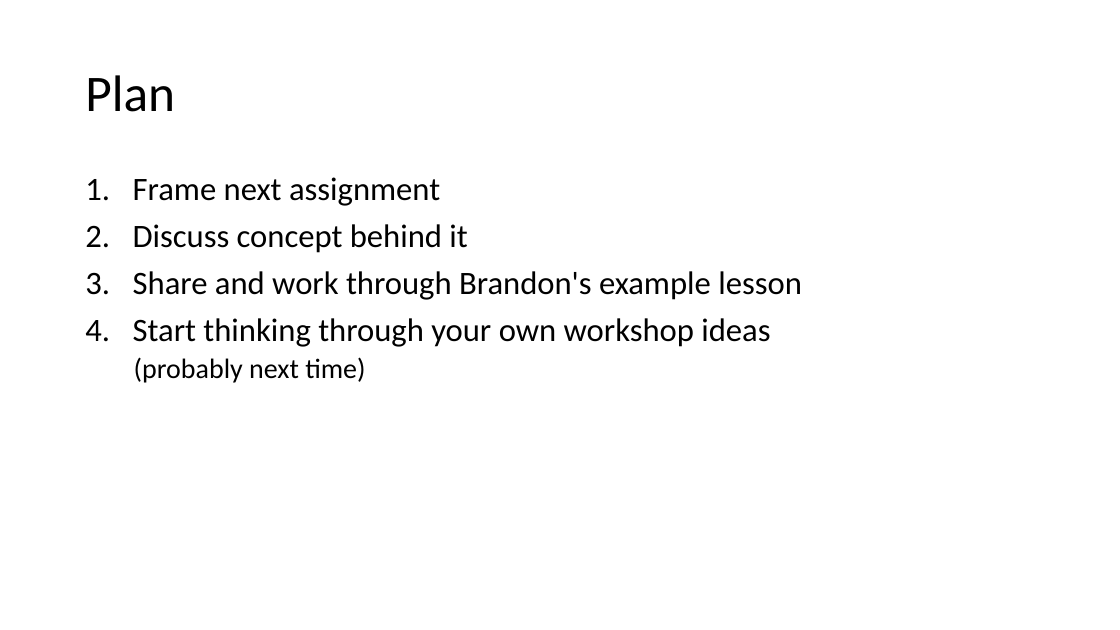
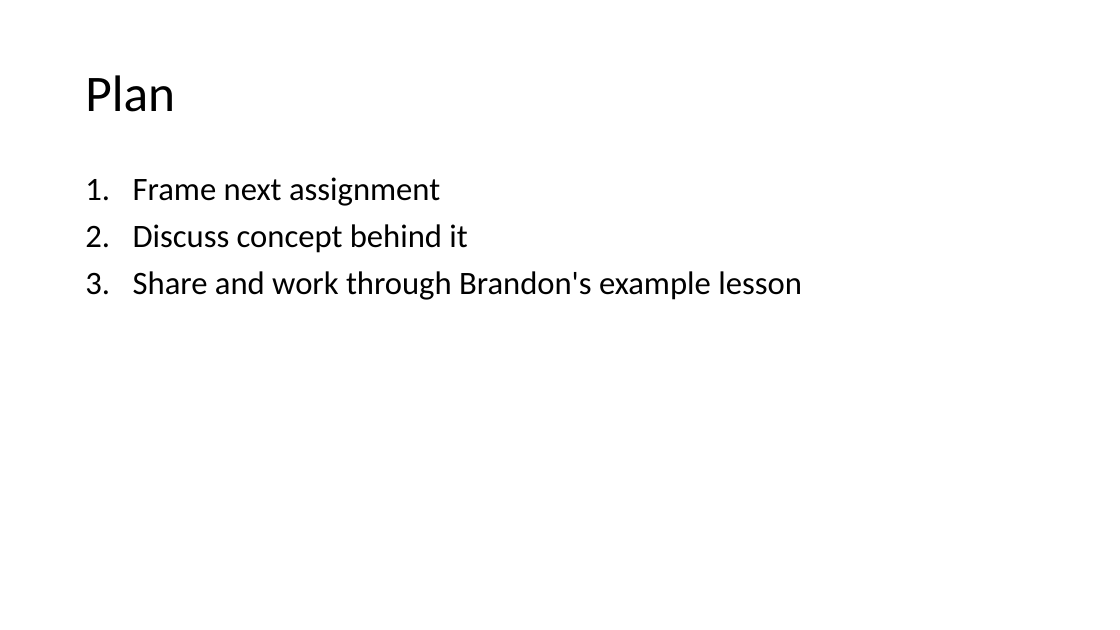
Before and after one commit to scholarslab/praxis, a slide deck: slide 2 of assets/workshop-on-workshops/workshop-on-workshops.pptx. Drawn at 1120x630 pixels with LibreOffice and Linux fonts; fonts in the diff are those of the drawing. Boxes give left, top, right and bottom in pixels: in the first picture for what was removed or moved away, otherwise in the second. Text is boxed around its words. In the diff, an @@ line names an element or a change of style, - is before the commit and + after.

```diff
--- a/assets/workshop-on-workshops/workshop-on-workshops.pptx
+++ b/assets/workshop-on-workshops/workshop-on-workshops.pptx
@@ text at [133,318,770,383]: paragraphs removed @@
-4. Start thinking through your own workshop ideas
-  (probably next time)
```
Also in this commit, not shown: 10 other slides changed, 3 slides added, 5 slides removed, 2 other files.
